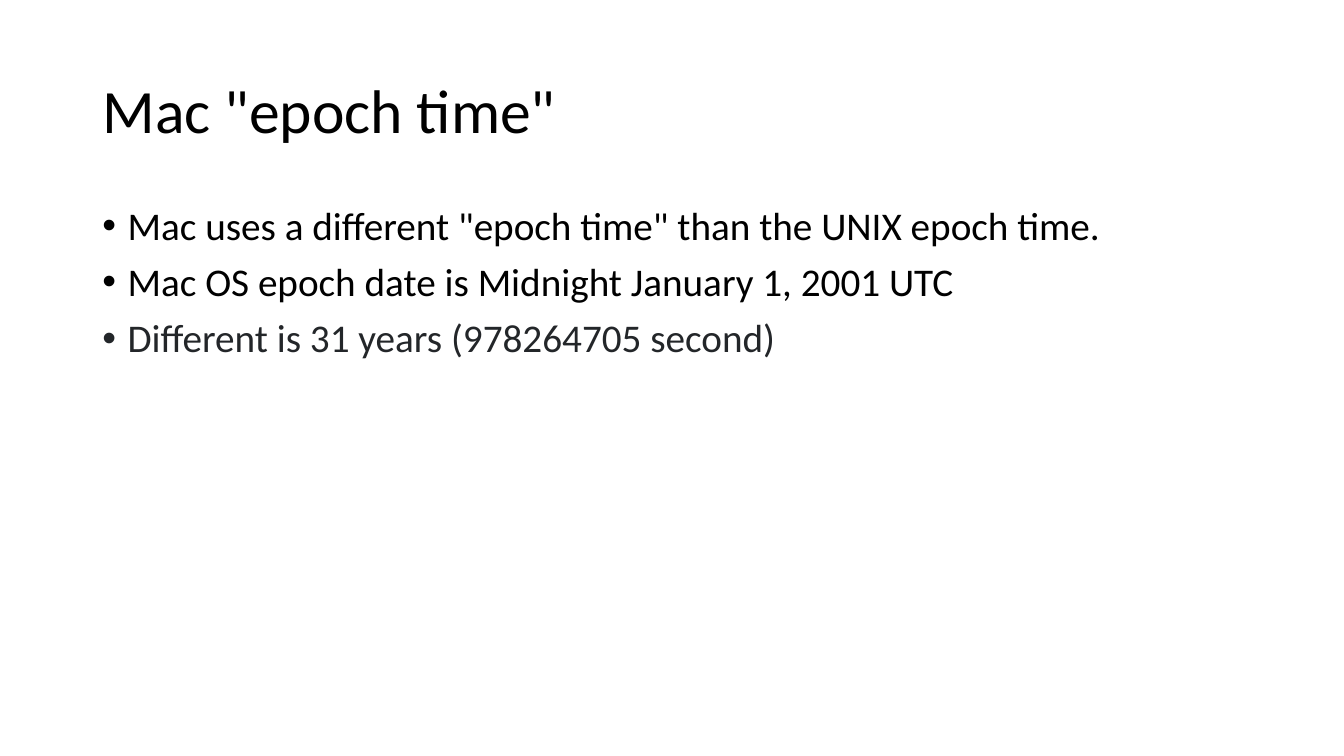
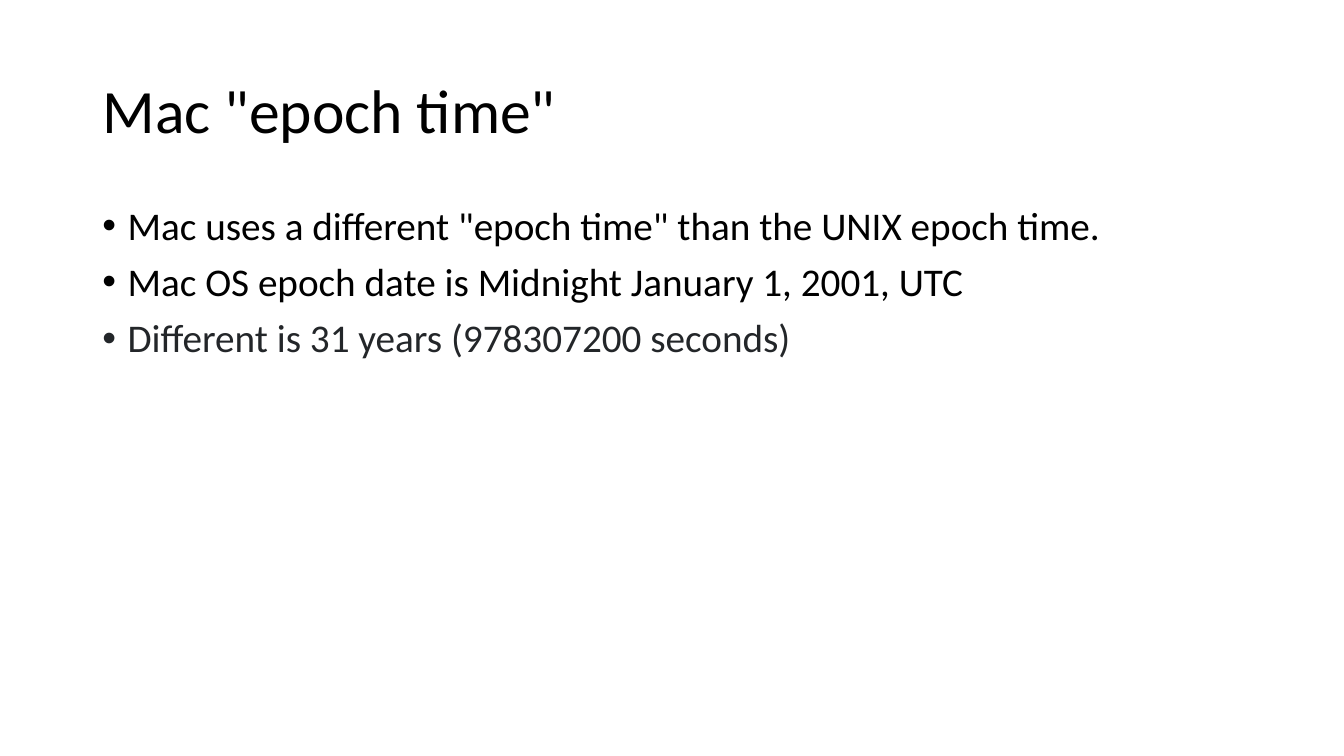
Before and after one commit to frankwxu/digital-forensics-lab, a slide deck: slide 29 of Basic_Computer_Skills_for_Forensics/0_Number_Systems.pptx (slide 19 before the commit). Drawn at 1344x756 pixels with LibreOffice and Linux fonts; fonts in the diff are those of the drawing; background and template pictures are left out. Boxes give left, top, right and bottom in pixels: in the first picture for what was removed or moved away, otherwise in the second. Text is boxed around its words. In the diff, an @@ line names an element or a change of style, - is before the commit and + after.

```diff
--- a/Basic_Computer_Skills_for_Forensics/0_Number_Systems.pptx
+++ b/Basic_Computer_Skills_for_Forensics/0_Number_Systems.pptx
@@ text at bbox=[128, 268, 963, 359]: text changed @@
-• Mac OS epoch date is Midnight January 1, 2001 UTC
-• Different is 31 years (978264705 second)
+• Mac OS epoch date is Midnight January 1, 2001, UTC
+• Different is 31 years (978307200 seconds)
```
Also in this commit, not shown: 6 other slides changed, 12 slides added, 1 other file.
